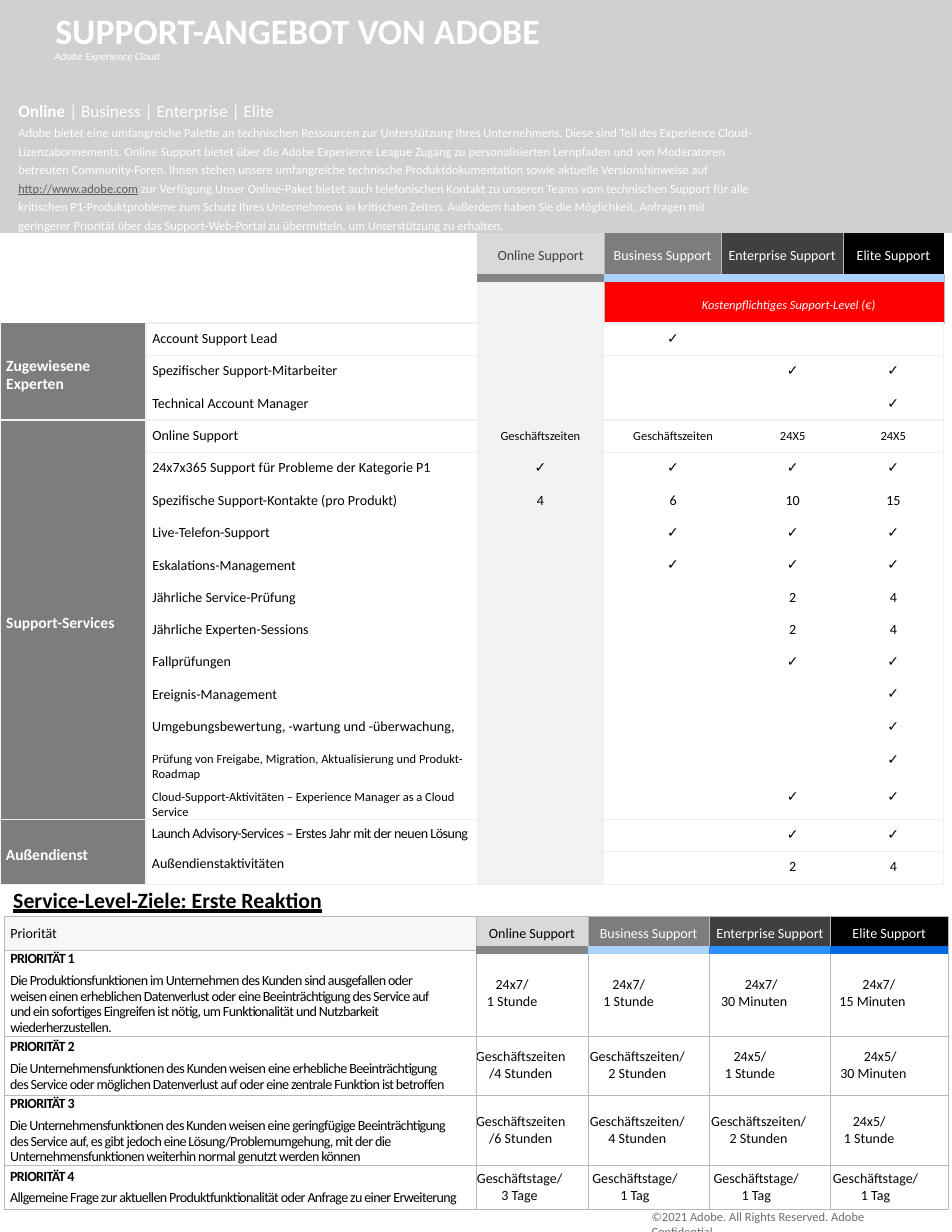
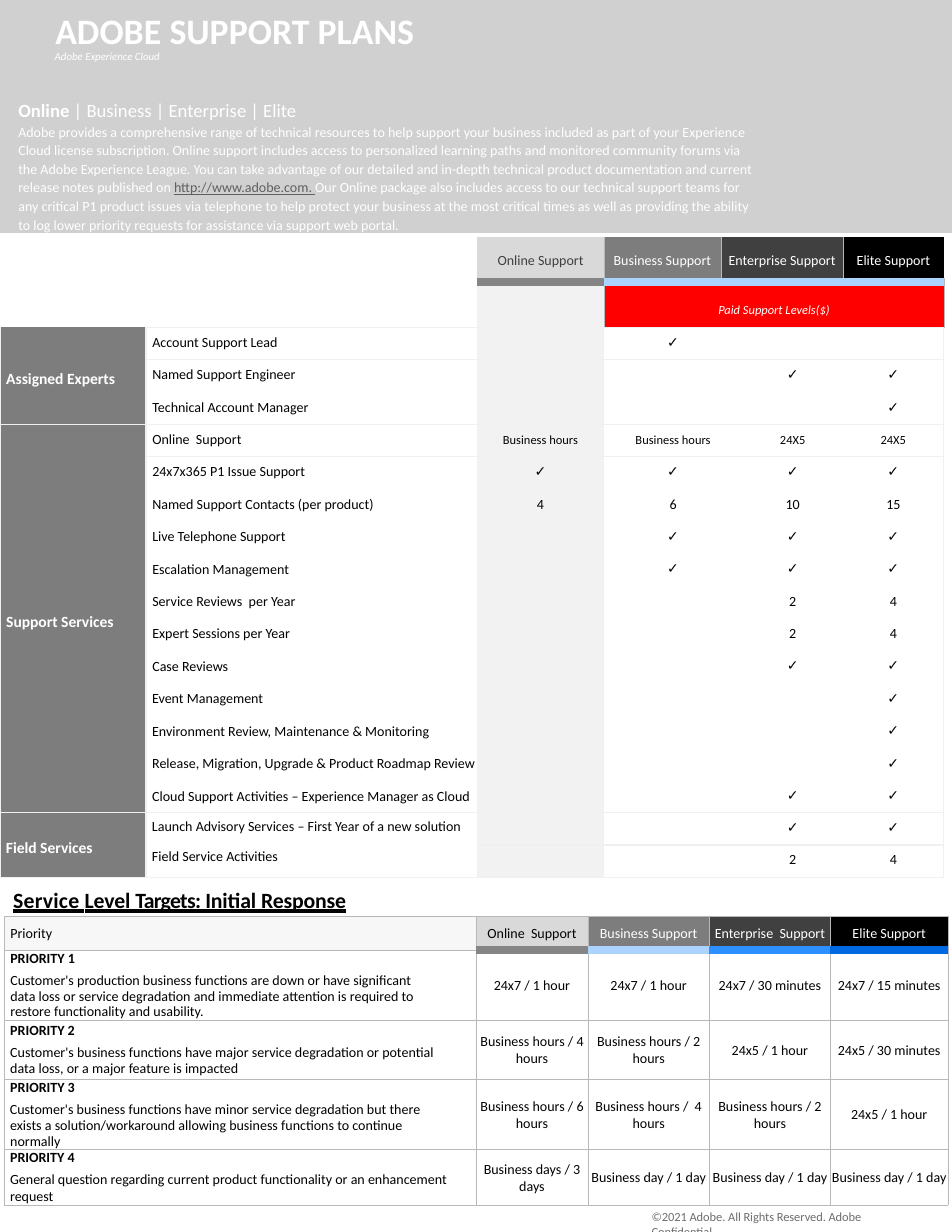
Before and after one commit to AdobeDocs/support-resources.de-DE, a slide deck: slide 1 of help/data-sheets/assets/OnlineSupportDatasheet.pptx. Drawn at 952x1232 pixels with LibreOffice and Linux fonts; fonts in the diff are those of the drawing; grey boxes stand for pictures; background and template pictures are left out. Boxes give left, top, right and bottom in pixels: in the first picture for what was removed or moved away, otherwise in the second. Text is boxed around its words. In the diff, an @@ line names an element or a change of style, - is before the commit and + after.

```diff
--- a/help/data-sheets/assets/OnlineSupportDatasheet.pptx
+++ b/help/data-sheets/assets/OnlineSupportDatasheet.pptx
@@ title at (x1=55, y1=21, x2=414, y2=44): text changed @@
-SUPPORT-ANGEBOT VON ADOBE
+ADOBE SUPPORT PLANS
@@ text at (x1=18, y1=104, x2=752, y2=234): text changed; size 8 to 9 pt @@
-Online | Business | Enterprise | Elite
-Adobe bietet eine umfangreiche Palette an technischen Ressourcen zur Unterstützung Ihres Unternehmens. Diese sind Teil des Experience Cloud-Lizenzabonnements. Online Support bietet über die Adobe Experience League Zugang zu personalisierten Lernpfaden und von Moderatoren betreuten Community-Foren. Ihnen stehen unsere umfangreiche technische Produktdokumentation sowie aktuelle Versionshinweise auf http://www.adobe.com zur Verfügung.Unser Online-Paket bietet auch telefonischen Kontakt zu unseren Teams vom technischen Support für alle kritischen P1-Produktprobleme zum Schutz Ihres Unternehmens in kritischen Zeiten. Außerdem haben Sie die Möglichkeit, Anfragen mit geringerer Priorität über das Support-Web-Portal zu übermitteln, um Unterstützung zu erhalten.
+Online | Business | Enterprise | Elite
+Adobe provides a comprehensive range of technical resources to help support your business included as part of your Experience Cloud license subscription. Online support includes access to personalized learning paths and monitored community forums via the Adobe Experience League. You can take advantage of our detailed and in-depth technical product documentation and current release notes published on http://www.adobe.com. Our Online package also includes access to our technical support teams for any critical P1 product issues via telephone to help protect your business at the most critical times as well as providing the ability to log lower priority requests for assistance via support web portal.
@@ table at (x1=0, y1=237, x2=943, y2=878) @@
-row 2, column 4: Kostenpflichtiges Support-Level (€)
+row 2, column 4: Paid Support Levels($)
-row 3, column 1: Zugewiesene Experten
+row 3, column 1: Assigned Experts
-row 4, column 2: Spezifischer Support-Mitarbeiter
+row 4, column 2: Named Support Engineer
-row 6: Support-Services | Online Support | Geschäftszeiten | Geschäftszeiten |  | 24X5 | 24X5
+row 6: Support Services | Online Support | Business hours | Business hours |  | 24X5 | 24X5
-row 7, column 2: 24x7x365 Support für Probleme der Kategorie P1
+row 7, column 2: 24x7x365 P1 Issue Support
-row 8, column 2: Spezifische Support-Kontakte (pro Produkt)
+row 8, column 2: Named Support Contacts (per product)
-row 9, column 2: Live-Telefon-Support
+row 9, column 2: Live Telephone Support
-row 10, column 2: Eskalations-Management
+row 10, column 2: Escalation Management
-row 11, column 2: Jährliche Service-Prüfung
+row 11, column 2: Service Reviews per Year
-row 12, column 2: Jährliche Experten-Sessions
+row 12, column 2: Expert Sessions per Year
-row 13, column 2: Fallprüfungen
+row 13, column 2: Case Reviews
-row 14, column 2: Ereignis-Management
+row 14, column 2: Event Management
-row 15, column 2: Umgebungsbewertung, -wartung und -überwachung,
+row 15, column 2: Environment Review, Maintenance & Monitoring
-row 16, column 2: Prüfung von Freigabe, Migration, Aktualisierung und Produkt-Roadmap
+row 16, column 2: Release, Migration, Upgrade & Product Roadmap Review
-row 17, column 2: Cloud-Support-Aktivitäten – Experience Manager as a Cloud Service
+row 17, column 2: Cloud Support Activities – Experience Manager as Cloud
-row 18, column 1: Außendienst
+row 18, column 1: Field Services
-row 18, column 2: Launch Advisory-Services – Erstes Jahr mit der neuen Lösung / Außendienstaktivitäten
+row 18, column 2: Launch Advisory Services – First Year of a new solution / Field Service Activities
@@ table resized from (x1=0, y1=233, x2=943, y2=884) to (x1=0, y1=237, x2=943, y2=878) @@
@@ text at (x1=13, y1=892, x2=346, y2=913): text changed @@
-Service-Level-Ziele: Erste Reaktion
+Service Level Targets: Initial Response
@@ table at (x1=4, y1=916, x2=948, y2=1208) @@
-row 1, column 1: Priorität
+row 1, column 1: Priority
-row 2: PRIORITÄT 1 / Die Produktionsfunktionen im Unternehmen des Kunden sind ausgefallen oder weisen einen erheblichen Datenverlust oder eine Beeinträchtigung des Service auf und ein sofortiges Eingreifen ist nötig, um Funktionalität und Nutzbarkeit wiederherzustellen. | 24x7/ 1 Stunde | 24x7/ 1 Stunde | 24x7/ 30 Minuten | 24x7/ 15 Minuten
+row 2: PRIORITY 1 / Customer's production business functions are down or have significant data loss or service degradation and immediate attention is required to restore functionality and usability. | 24x7 / 1 hour | 24x7 / 1 hour | 24x7 / 30 minutes | 24x7 / 15 minutes
-row 3: PRIORITÄT 2 / Die Unternehmensfunktionen des Kunden weisen eine erhebliche Beeinträchtigung des Service oder möglichen Datenverlust auf oder eine zentrale Funktion ist betroffen | Geschäftszeiten/4 Stunden | Geschäftszeiten/ 2 Stunden | 24x5/ 1 Stunde | 24x5/ 30 Minuten
+row 3: PRIORITY 2 / Customer's business functions have major service degradation or potential data loss, or a major feature is impacted | Business hours / 4 hours | Business hours / 2 hours | 24x5 / 1 hour | 24x5 / 30 minutes
-row 4: PRIORITÄT 3 / Die Unternehmensfunktionen des Kunden weisen eine geringfügige Beeinträchtigung des Service auf, es gibt jedoch eine Lösung/Problemumgehung, mit der die Unternehmensfunktionen weiterhin normal genutzt werden können | Geschäftszeiten/6 Stunden | Geschäftszeiten/ 4 Stunden | Geschäftszeiten/ 2 Stunden | 24x5/ 1 Stunde
+row 4: PRIORITY 3 / Customer's business functions have minor service degradation but there exists a solution/workaround allowing business functions to continue normally | Business hours / 6 hours | Business hours / 4 hours | Business hours / 2 hours | 24x5 / 1 hour
-row 5: PRIORITÄT 4 / Allgemeine Frage zur aktuellen Produktfunktionalität oder Anfrage zu einer Erweiterung | Geschäftstage/ 3 Tage | Geschäftstage/ 1 Tag | Geschäftstage/ 1 Tag | Geschäftstage/ 1 Tag
+row 5: PRIORITY 4 / General question regarding current product functionality or an enhancement request | Business days / 3 days | Business day / 1 day | Business day / 1 day | Business day / 1 day
@@ text "©2021 Adobe. All Rights Reserved. ..." at (x1=652, y1=1212, x2=862, y2=1223): letter spacing 0 to -0.1 pt @@
```
Also in this commit, not shown: 2 other slides changed, 7 other files.
